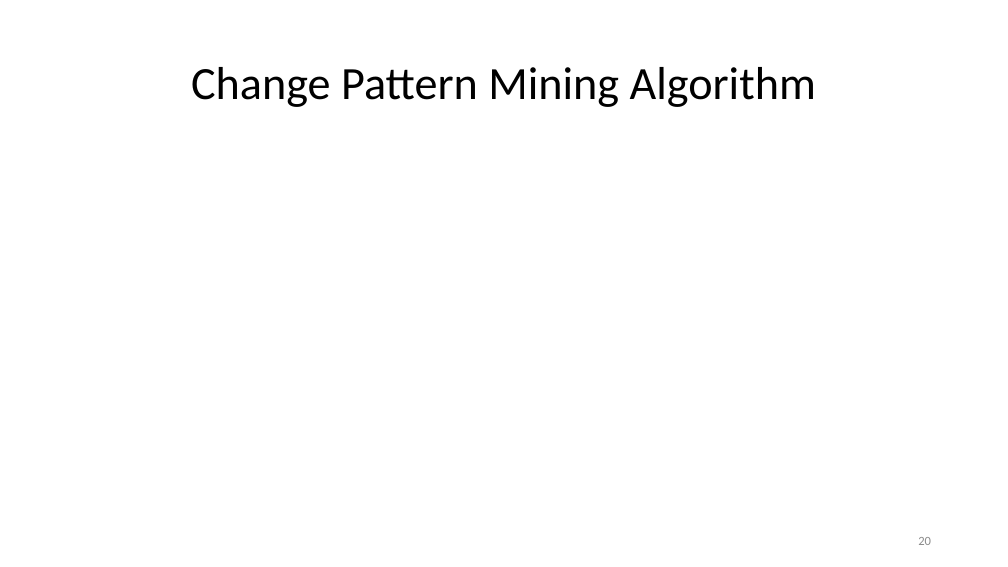
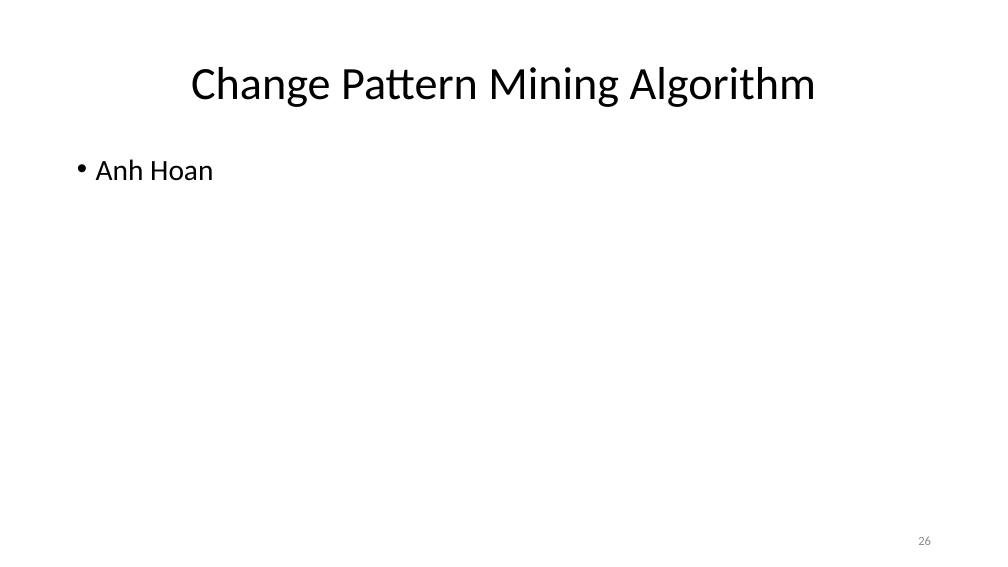
Before and after one commit to nguyenhoan/CPatMiner, a slide deck: slide 26 of CPatMiner_2.pptx (slide 20 before the commit). Drawn at 1008x567 pixels with LibreOffice and Linux fonts; fonts in the diff are those of the drawing. Boxes give left, top, right and bottom in pixels: in the first picture for what was removed or moved away, otherwise in the second. Text is boxed around its words. In the diff, an @@ line names an element or a change of style, - is before the commit and + after.

Commit message:
update

```diff
--- a/CPatMiner_2.pptx
+++ b/CPatMiner_2.pptx
@@ text added at (96, 159, 213, 181), 28 pt, text #000000 @@
+• Anh Hoan
@@ page number at (918, 536, 931, 545): text changed @@
-20
+26
```
Also in this commit, not shown: 4 other slides changed, 7 slides added, 3 slides removed.
